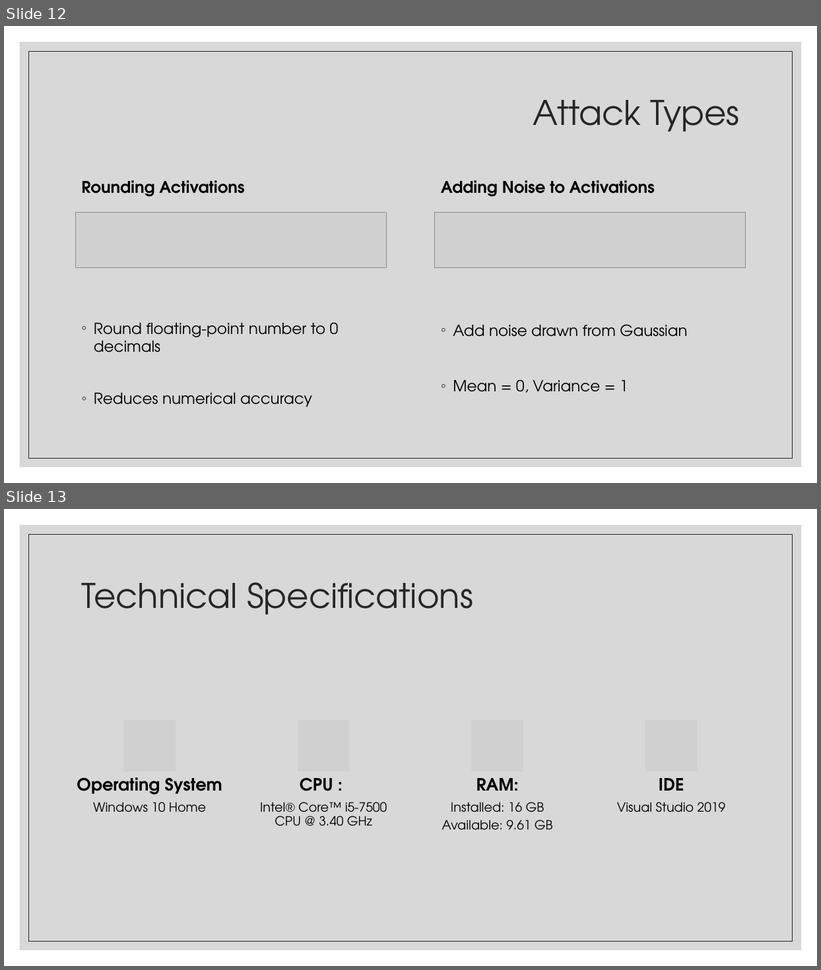
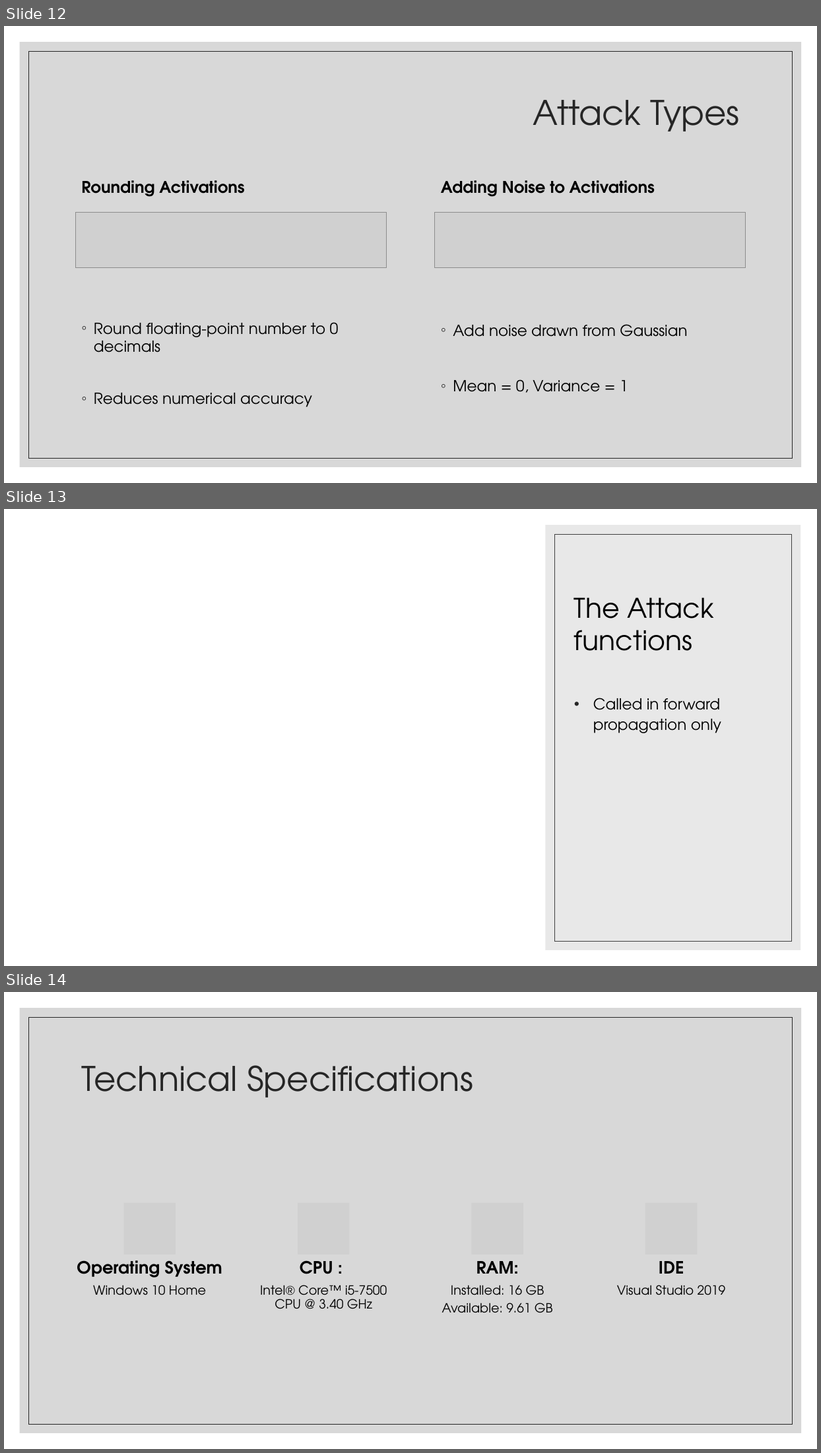
Before and after one commit to landonbuell/Convolutional-Neural-Networks, a slide deck: Presentations/14_04_2020/Modeling Attack Functions.pptx. Shown one above the other, each under a label of ours: slides 12 and 13 before the commit, slides 12, 13 and 14 after it. The pictures are 821x970 and 821x1453 pixels, drawn with LibreOffice and Linux fonts; fonts in the diff are those of the drawing; grey boxes stand for pictures. Boxes give left, top, right and bottom in pixels: in the first picture for what was removed or moved away, otherwise in the second. Text is boxed around its words. In the diff, an @@ line names an element or a change of style, - is before the commit and + after.

```diff
--- a/Presentations/14_04_2020/Modeling Attack Functions.pptx
+++ b/Presentations/14_04_2020/Modeling Attack Functions.pptx
@@ slide 13 added at [4, 509, 817, 966], background #FFFFFF @@
@@ rectangle added at [546, 525, 801, 951], fill #D9D9D9 at 60% opacity @@
@@ rectangle added at [555, 534, 792, 941], outline #404040 0.5 pt @@
@@ title added at [574, 597, 714, 651], 32 pt, text #000000 @@
+The Attack functions
@@ text added at [593, 698, 721, 733], 18 pt, text #000000 @@
+• Called in forward propagation only
@@ what was slide 13 is now slide 14 @@
```
Also in this commit, not shown: 6 slides changed, 9 other slides added, 11 other files.
